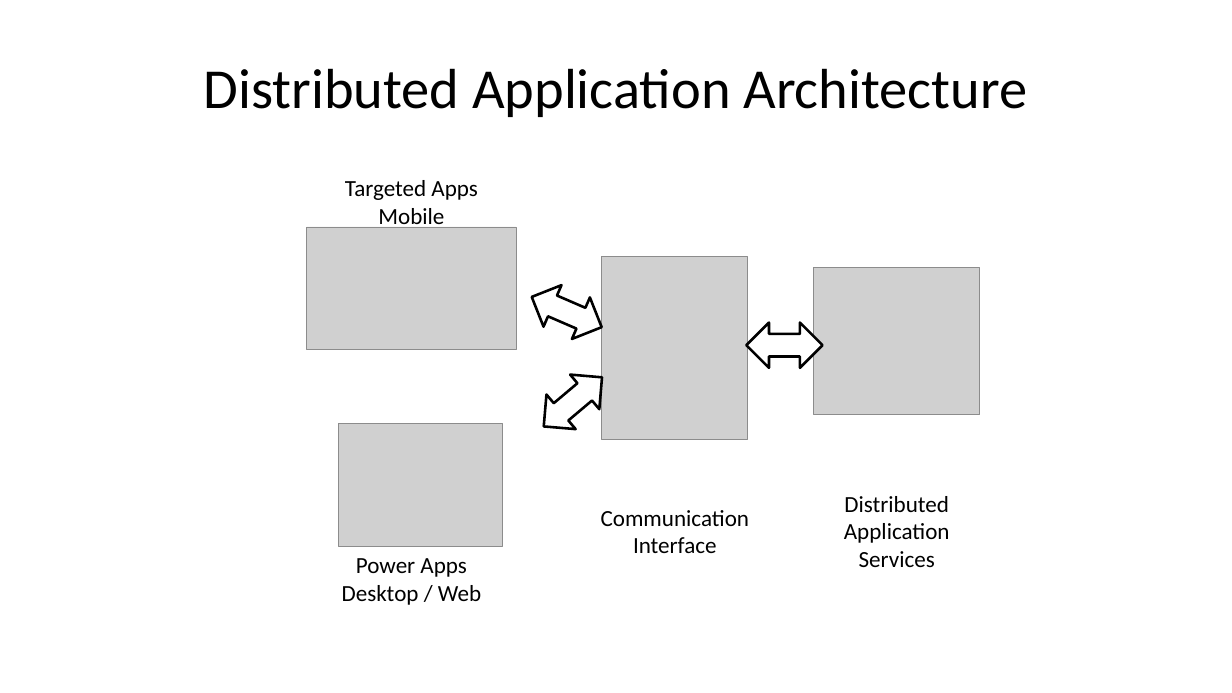
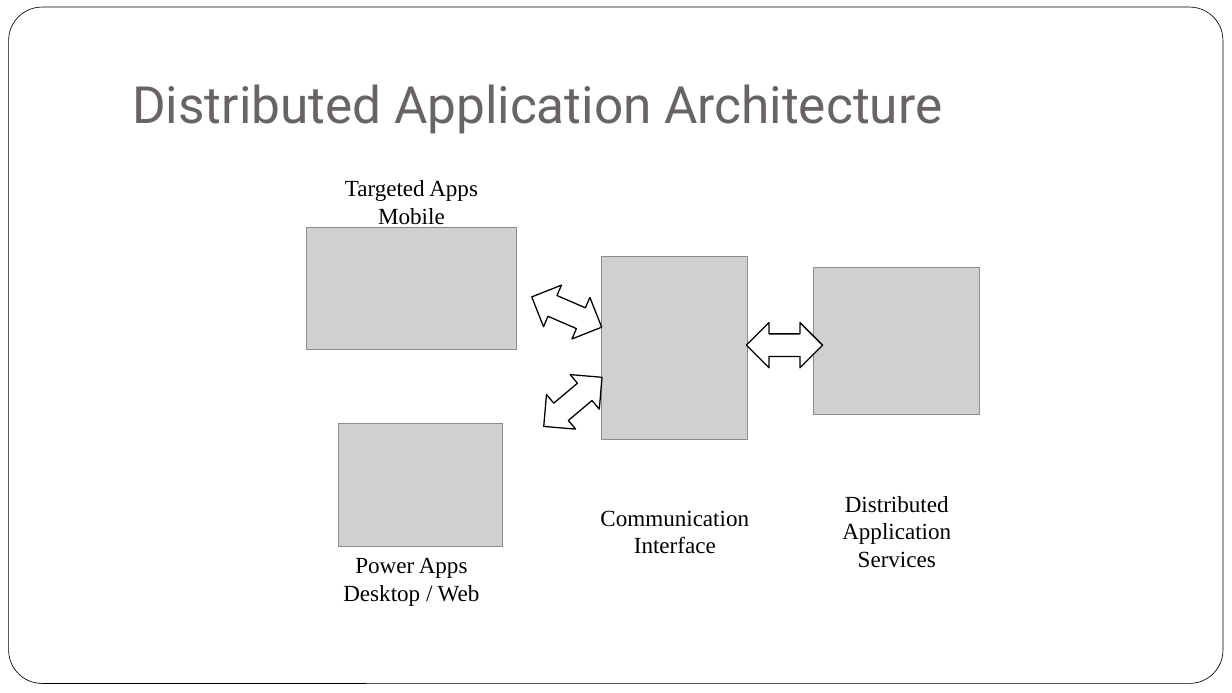
Before and after one commit to iskandersierra/DevSharp, a slide deck: slide 21 of Docs/Distributed Architecture.pptx (slide 14 before the commit). Drawn at 1232x693 pixels with LibreOffice and Linux fonts; fonts in the diff are those of the drawing; grey boxes stand for pictures. Boxes give left, top, right and bottom in pixels: in the first picture for what was removed or moved away, otherwise in the second. Text is boxed around its words. In the diff, an @@ line names an element or a change of style, - is before the commit and + after.

Commit message:
Updated document Distributed Architecture.pptx

```diff
--- a/Docs/Distributed Architecture.pptx
+++ b/Docs/Distributed Architecture.pptx
@@ rounded rectangle added at <box>8,7,1223,684</box>, fill #FFFFFF, outline #000000 0.5 pt @@
@@ title "Distributed Application Architecture": place and size @@
-title "Distributed Application Architecture" at <box>203,68,1027,117</box>
+title "Distributed Application Architecture" at <box>132,84,942,134</box>
@@ title "Distributed Application Architecture" at <box>132,84,942,134</box>: size 44 to 40 pt, font Calibri to Roboto, text colour #000000 to #696464; alignment centre to left; vertical alignment middle to bottom @@
@@ font Calibri to Times New Roman in 4 elements at <box>600,510,749,554</box>, <box>842,496,951,568</box>, <box>343,557,480,606</box>, <box>345,180,478,230</box> @@
@@ outline #000000 2 pt to #000000 1 pt in 3 elements at <box>747,323,823,368</box>, <box>529,360,617,443</box>, <box>523,276,610,348</box> @@
```
Also in this commit, not shown: 13 other slides changed, 9 slides added, 2 slides removed.
